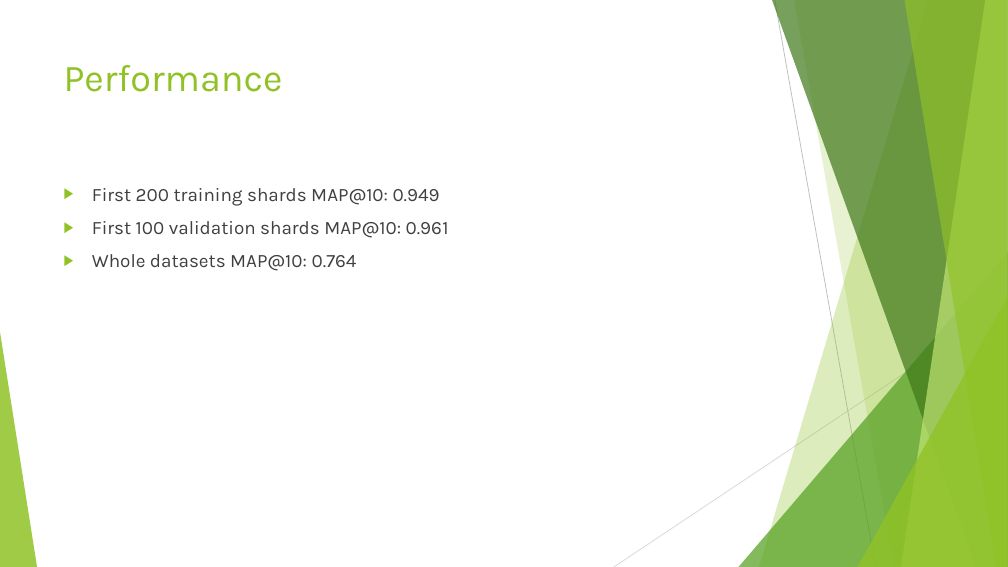
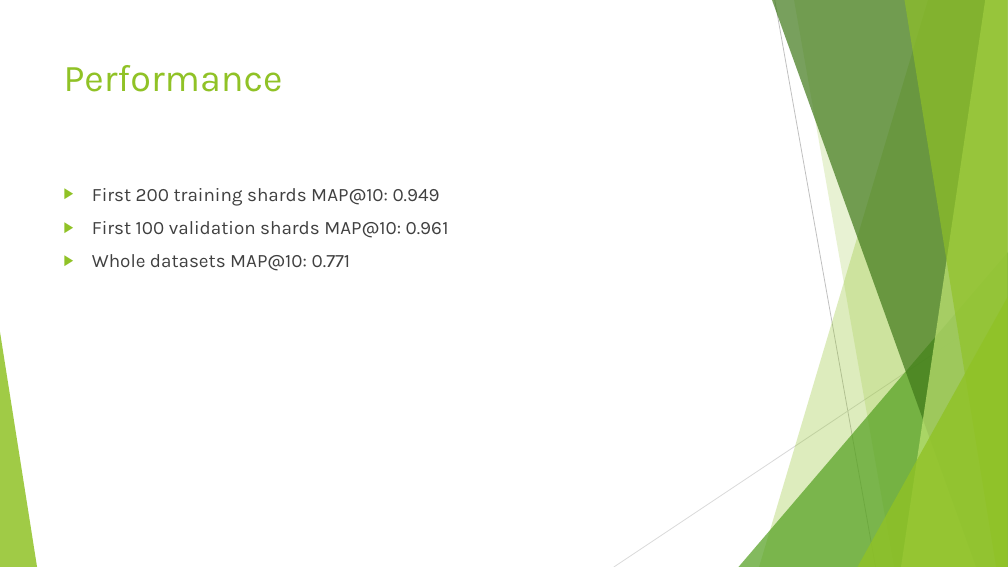
Before and after one commit to VongolaTeong/Multi-label-Classification-on-YouTube-8M, a slide deck: slide 17 of Pre.pptx. Drawn at 1008x567 pixels with LibreOffice and Linux fonts; fonts in the diff are those of the drawing. Boxes give left, top, right and bottom in pixels: in the first picture for what was removed or moved away, otherwise in the second. Text is boxed around its words. In the diff, an @@ line names an element or a change of style, - is before the commit and + after.

```diff
--- a/Pre.pptx
+++ b/Pre.pptx
@@ text at (x1=92, y1=254, x2=351, y2=271): text changed @@
-▶ Whole datasets MAP@10: 0.764
+▶ Whole datasets MAP@10: 0.771
```
Also in this commit, not shown: 1 other slide changed, 3 other files.
